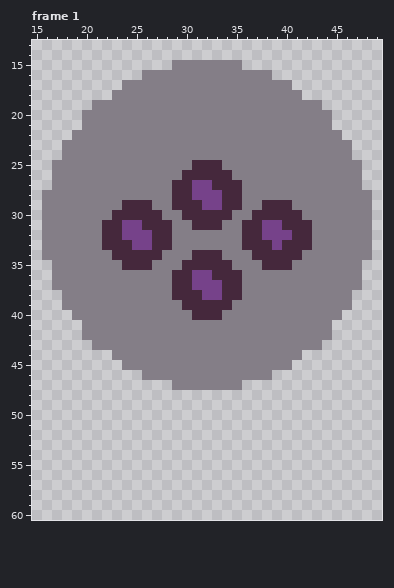
Pixel-art file, stored at Assets/Sprites/ball/ball.ase. This is how it looked before the edit.
64x64 pixels, 2 frames. Shown: frame 1: x 15..49, y 13..60. The commit also changed other frames, which this record leaves out.
After:
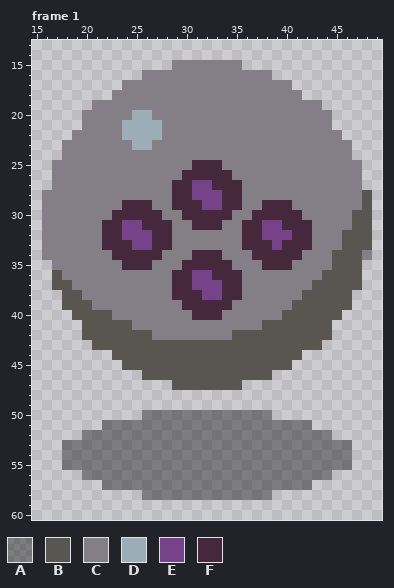
Palette (. is transparent): A #00000063  B #595652  C #847e87  D #9badb7  E #76428a  F #45283c
The commit says: Add ball shadow and update hitbox
What changed:
layer "Shadow" opacity 39% added
Frame 1, layers "Layer 1", "Shadow":
y 20: x 25..26 CC -> DD
y 21..22: x 24..27 CCCC -> DDDD
y 23: x 25..26 CC -> DD
y 28..29: x 48 C -> B
y 30..31: x 47..48 CC -> BB
y 32..33: x 46..48 CCC -> BBB
y 34..35: x 45..47 CCC -> BBB
y 36: x 17 C -> B; x 44..47 CCCC -> BBBB
y 37: x 17..18 CC -> BB; x 43..47 CCCCC -> BBBBB
y 38: x 18..19 CC -> BB; x 42..46 CCCCC -> BBBBB
y 39: x 18..20 CCC -> BBB; x 41..46 CCCCCC -> BBBBBB
y 40: x 19..22 CCCC -> BBBB; x 40..45 CCCCCC -> BBBBBB
y 41: x 20..24 CCCCC -> BBBBB; x 38..44 CCCCCCC -> BBBBBBB
y 42: x 20..26 CCCCCCC -> BBBBBBB; x 35..44 CCCCCCCCCC -> BBBBBBBBBB
y 43: x 21..43 CCCCCCCCCCCCCCCCCCCCCCC -> BBBBBBBBBBBBBBBBBBBBBBB
y 44: x 23..41 CCCCCCCCCCCCCCCCCCC -> BBBBBBBBBBBBBBBBBBB
y 45: x 24..40 CCCCCCCCCCCCCCCCC -> BBBBBBBBBBBBBBBBB
y 46: x 26..38 CCCCCCCCCCCCC -> BBBBBBBBBBBBB
y 47: x 29..35 CCCCCCC -> BBBBBBB
y 50: x 26..38 ............. -> AAAAAAAAAAAAA
y 51: x 22..42 ..................... -> AAAAAAAAAAAAAAAAAAAAA
y 52: x 20..44 ......................... -> AAAAAAAAAAAAAAAAAAAAAAAAA
y 53..55: x 18..46 ............................. -> AAAAAAAAAAAAAAAAAAAAAAAAAAAAA
y 56: x 20..44 ......................... -> AAAAAAAAAAAAAAAAAAAAAAAAA
y 57: x 22..42 ..................... -> AAAAAAAAAAAAAAAAAAAAA
y 58: x 26..38 ............. -> AAAAAAAAAAAAA
